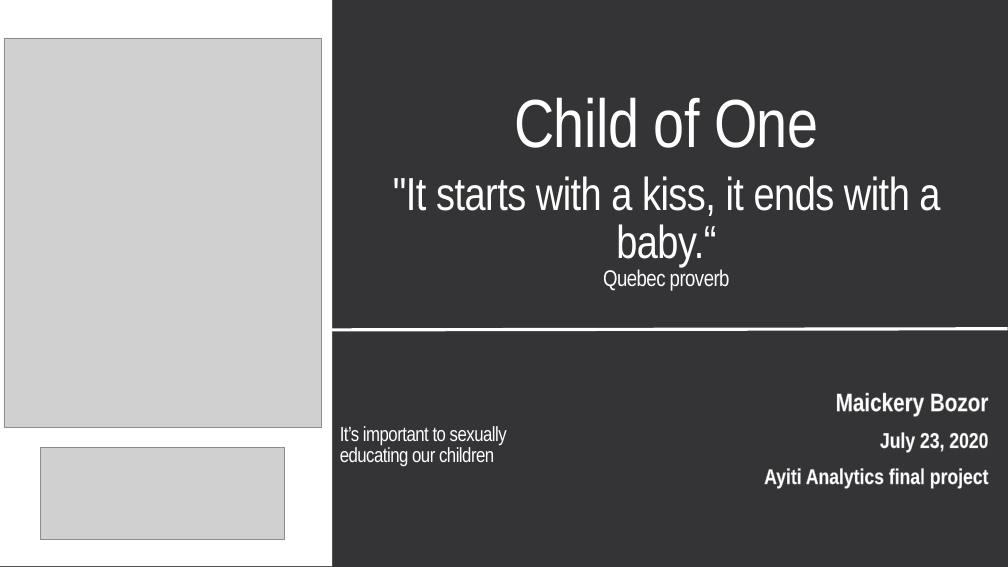
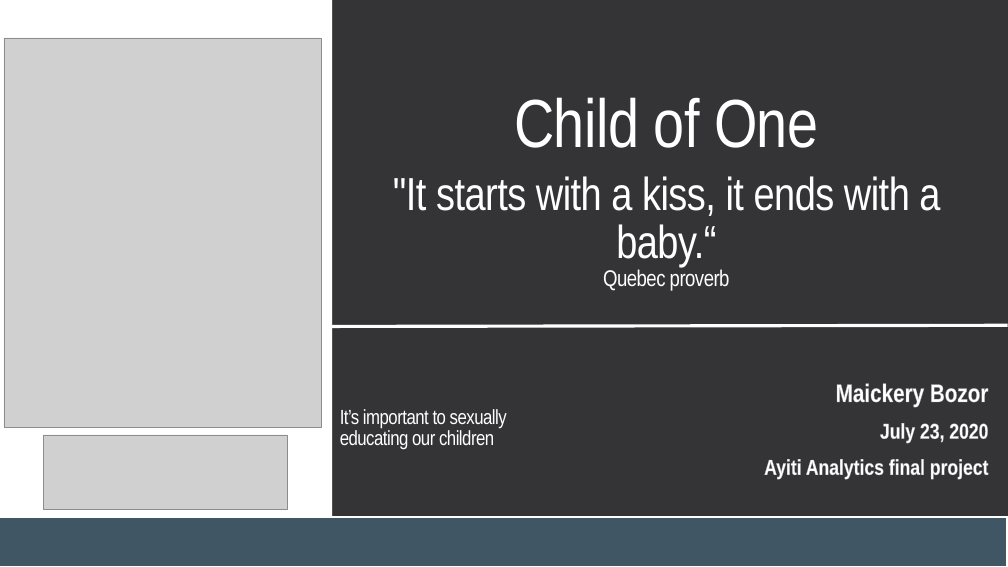
Before and after one commit to Maickery/Child_of_change, a slide deck: slide 1 of Result/Presentation.pptx. Drawn at 1008x567 pixels with LibreOffice and Linux fonts; fonts in the diff are those of the drawing; grey boxes stand for pictures. Boxes give left, top, right and bottom in pixels: in the first picture for what was removed or moved away, otherwise in the second. Text is boxed around its words. In the diff, an @@ line names an element or a change of style, - is before the commit and + after.

```diff
--- a/Result/Presentation.pptx
+++ b/Result/Presentation.pptx
@@ rectangle: place and size @@
-rectangle at (0,0,332,567)
+rectangle at (0,0,332,517)
@@ line moved from (325, 330) - (1008, 329) to (325, 327) - (1008, 325) @@
@@ text "It’s important to sexually educating ...": place and size @@
-text "It’s important to sexually educating ..." at (340,426,507,467)
+text "It’s important to sexually educating ..." at (340,409,507,449)
@@ subtitle "Maickery Bozor": place and size @@
-subtitle "Maickery Bozor" at (764,393,989,488)
+subtitle "Maickery Bozor" at (764,383,989,479)
@@ picture: place and size @@
-picture at (41,447,285,540)
+picture at (44,435,288,509)
@@ rectangle added at (0,517,1007,567), fill #415665, outline #FFFFFF 2.25 pt @@
```
Also in this commit, not shown: 9 other slides changed, 3 slides added, 1 slide removed, 26 other files.
